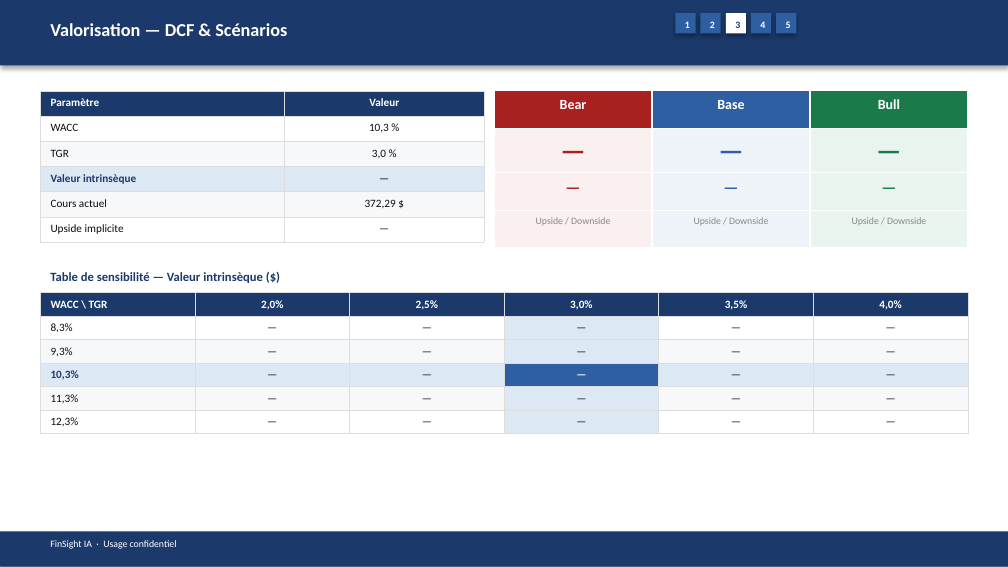
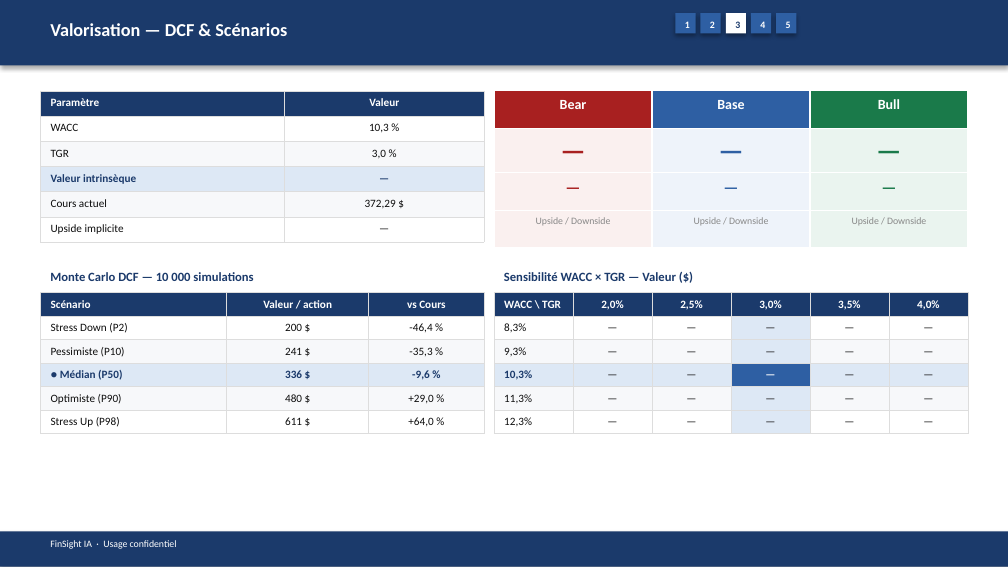
Before and after one commit to baptistejeh07-art/finsight-ia, a slide deck: slide 12 of preview/MSFT/MSFT_pitchbook.pptx. Drawn at 1008x567 pixels with LibreOffice and Linux fonts; fonts in the diff are those of the drawing. Boxes give left, top, right and bottom in pixels: in the first picture for what was removed or moved away, otherwise in the second. Text is boxed around its words. In the diff, an @@ line names an element or a change of style, - is before the commit and + after.

```diff
--- a/preview/MSFT/MSFT_pitchbook.pptx
+++ b/preview/MSFT/MSFT_pitchbook.pptx
@@ table added at <box>40,292,484,431</box>, 6 rows, 3 columns @@
+Scénario | Valeur / action | vs Cours
+Stress Down (P2) | 200 $ | -46,4 %
+Pessimiste (P10) | 241 $ | -35,3 %
+● Médian (P50) | 336 $ | -9,6 %
+Optimiste (P90) | 480 $ | +29,0 %
+Stress Up (P98) | 611 $ | +64,0 %
@@ text at <box>50,272,253,281</box>: text changed @@
-Table de sensibilité — Valeur intrinsèque ($)
+Monte Carlo DCF — 10 000 simulations
@@ table: place and size @@
-table at <box>40,292,966,430</box>
+table at <box>494,292,966,430</box>
@@ text added at <box>504,272,676,281</box>, 9 pt, text #1B3A6B, bold @@
+Sensibilité WACC × TGR — Valeur ($)
```
Also in this commit, not shown: 8 other slides changed, 3 slides added, 1 other file.
